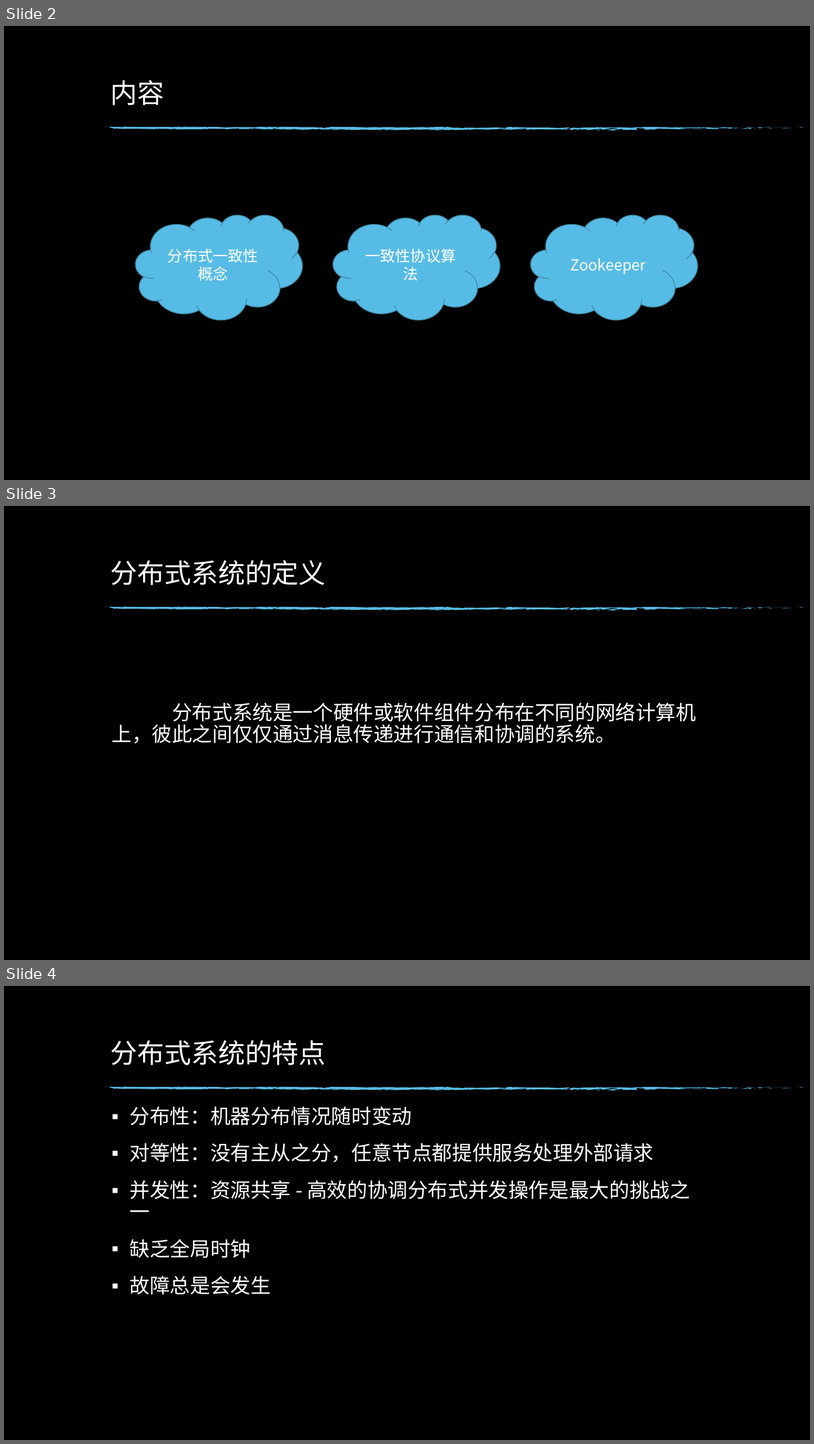
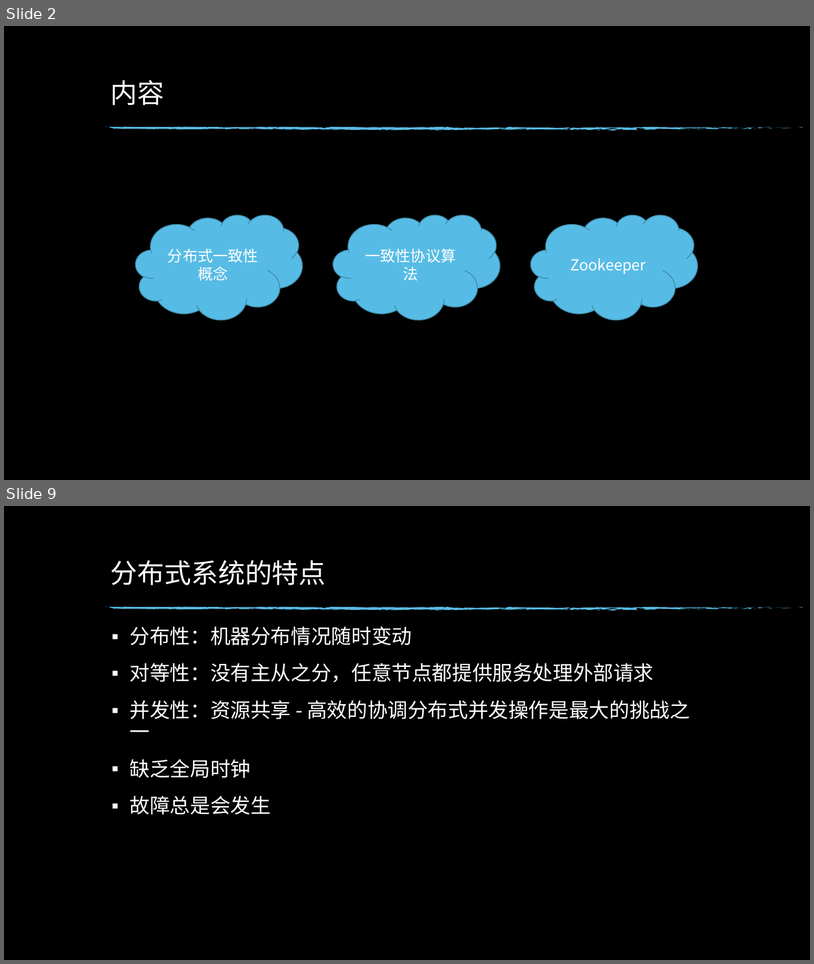
Before and after one commit to edwin1215/edwin, a slide deck: study/深入理解jvm原理.pptx. Shown one above the other, each under a label of ours: slides 2, 3 and 4 before the commit, slides 2 and 9 after it; the slides between them are not shown. The pictures are 814x1444 and 814x964 pixels, drawn with LibreOffice and Linux fonts; fonts in the diff are those of the drawing; background and template pictures are left out. Boxes give left, top, right and bottom in pixels: in the first picture for what was removed or moved away, otherwise in the second. Text is boxed around its words. In the diff, an @@ line names an element or a change of style, - is before the commit and + after.

```diff
--- a/study/深入理解jvm原理.pptx
+++ b/study/深入理解jvm原理.pptx
@@ slide 3 removed at (x1=4, y1=506, x2=810, y2=960), background picture (left out); not listed: 74 template elements that a slide beside it also shows @@
@@ title removed at (x1=111, y1=560, x2=326, y2=585) @@
-分布式系统的定义
@@ text removed at (x1=111, y1=702, x2=696, y2=744) @@
-分布式系统是一个硬件或软件组件分布在不同的网络计算机上，彼此之间仅仅通过消息传递进行通信和协调的系统。
@@ what was slide 4 is now slide 9 @@
```
Also in this commit, not shown: 6 slides added.
